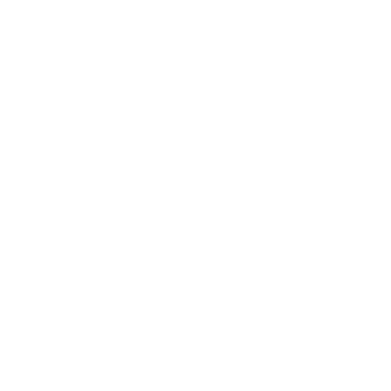
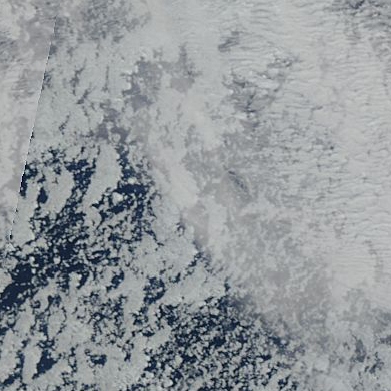
Layer changes from the first (391, 391) image to the second:
added layer "202_chukchi-east_siberian_sea_100km_20070723.terra.truecolor.250m" above "landfast ice" over bbox(0, 0, 391, 391)
